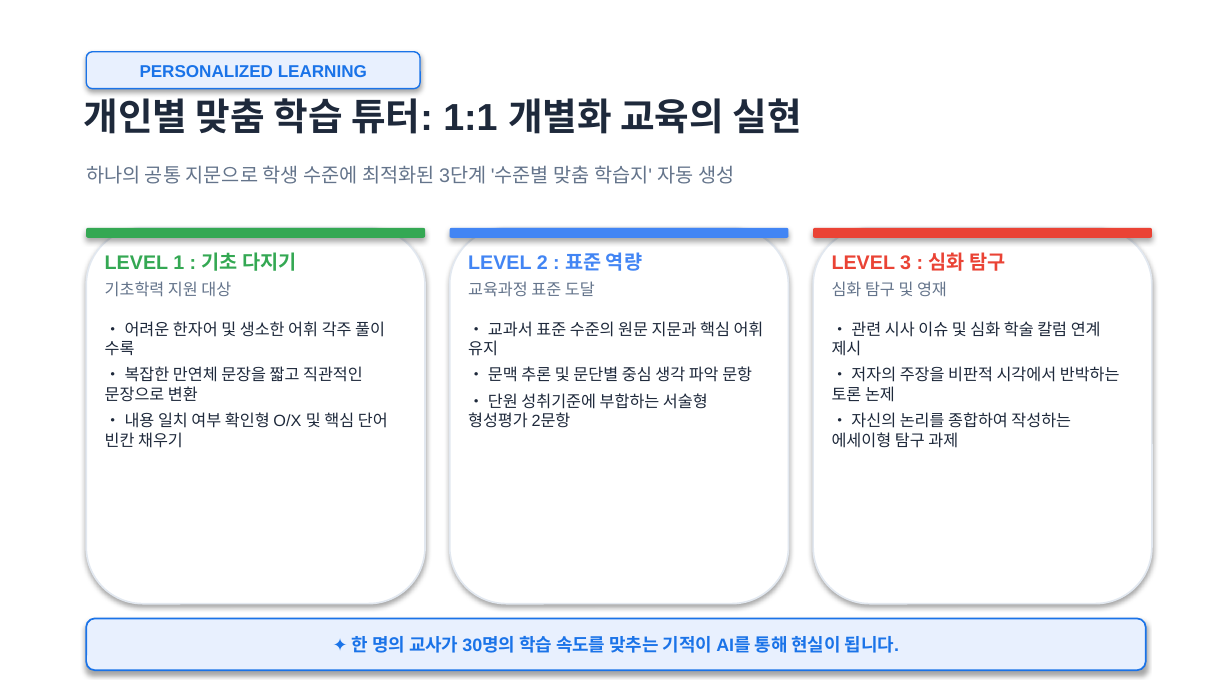
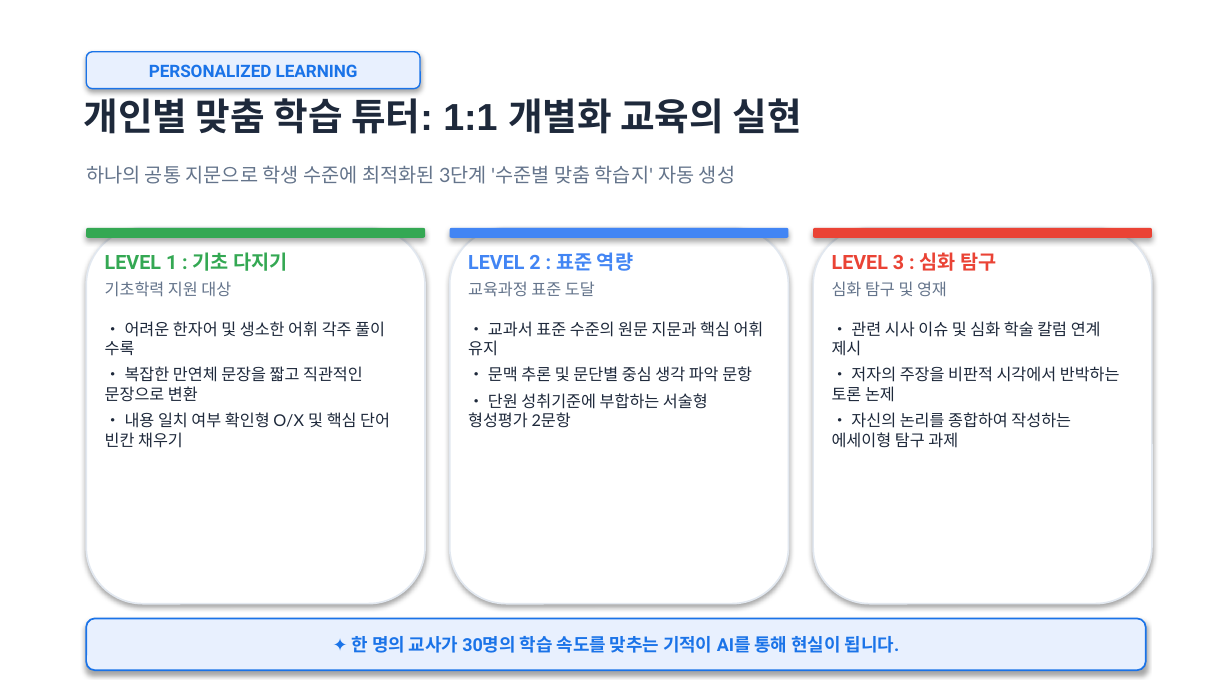
Before and after one commit to kecfai7/ppt_master, a slide deck: slide 12 of presentations/AI 시대-교육의 문법이 바뀌다-어린왕자.pptx. Drawn at 1232x693 pixels with LibreOffice and Linux fonts; fonts in the diff are those of the drawing; background and template pictures are left out. Boxes give left, top, right and bottom in pixels: in the first picture for what was removed or moved away, otherwise in the second. Text is boxed around its words. In the diff, an @@ line names an element or a change of style, - is before the commit and + after.

```diff
--- a/presentations/AI 시대-교육의 문법이 바뀌다-어린왕자.pptx
+++ b/presentations/AI 시대-교육의 문법이 바뀌다-어린왕자.pptx
@@ rounded rectangle "PERSONALIZED LEARNING" at [86, 52, 420, 89]: font Arial to Roboto @@
@@ text "하나의 공통 지문으로 학생 수준에 ..." at [86, 165, 735, 184]: font Arial to Lato @@
@@ text "LEVEL 1 : 기초 다지기" at [105, 252, 390, 448]: font Arial to Roboto in "LEVEL 1 : 기초 다지기"; font Arial to Lato in "기초학력 지원 대상", "• 어려운 한자어 및 생소한 어휘 각주 ...", "• 복잡한 만연체 문장을 짧고 직관적인 문장으로 ...", "• 내용 일치 여부 확인형 O/X 및 ..." @@
@@ text "LEVEL 2 : 표준 역량" at [468, 252, 764, 428]: font Arial to Roboto in "LEVEL 2 : 표준 역량"; font Arial to Lato in "교육과정 표준 도달", "• 교과서 표준 수준의 원문 지문과 핵심 ...", "• 문맥 추론 및 문단별 중심 생각 ...", "• 단원 성취기준에 부합하는 서술형 형성평가 2문항" @@
@@ text "LEVEL 3 : 심화 탐구" at [832, 252, 1120, 448]: font Arial to Roboto in "LEVEL 3 : 심화 탐구"; font Arial to Lato in "심화 탐구 및 영재", "• 관련 시사 이슈 및 심화 학술 ...", "• 저자의 주장을 비판적 시각에서 반박하는 토론 ...", "• 자신의 논리를 종합하여 작성하는 에세이형 탐구 ..." @@
```
Also in this commit, not shown: 21 other slides changed, 17 other files.
